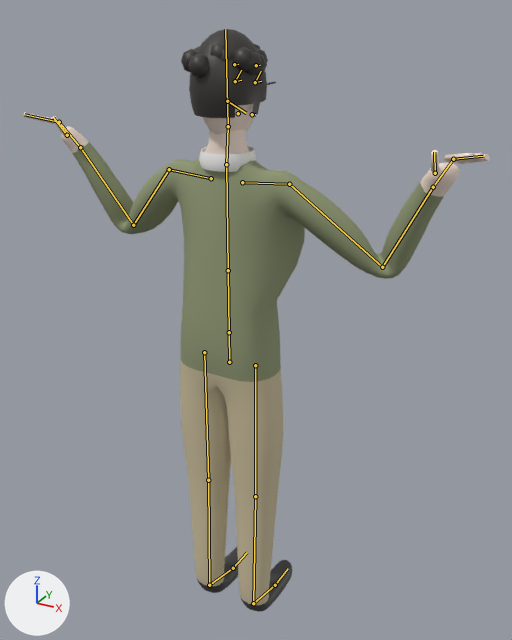
An edit to the Blender file source_art/char_dale.blend, drawn before and after from the same camera.
Rendered twice from a camera (50 mm lens) standing at (0.903, -1.493, 1.804) and looking at (0.013, 0.125, 0.996). Arrows for +X, +Y and +Z are at lower left; the lights stay in place. The picture after the commit comes second. Both versions are drawn at frame 0 of the action 'arms_cross'; the numbers are the values there. The bones that bend it are drawn over the model as lines.

The first picture shows 'dale_Mesh'.
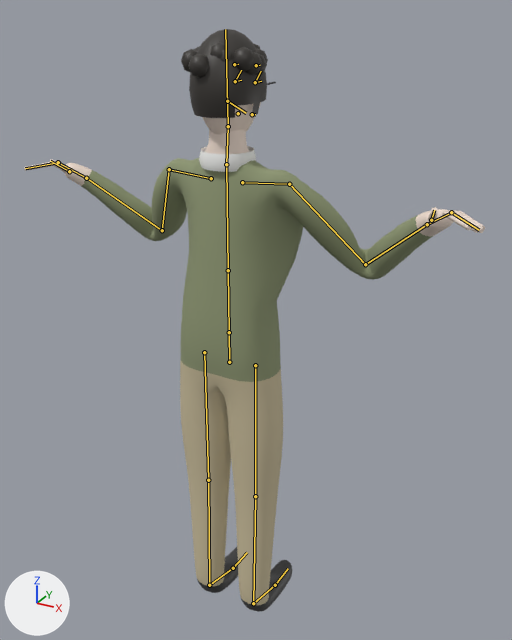
What the commit changed:
Bone 'UpperArm.R' (bone_upperarm_r) turns from (48, 54, 33) to (61, 56, 64) degrees about its own x, y and z.
Bone 'UpperArm.L' (bone_upperarm_l) turns from (48, -54, -33) to (61, -56, -64) degrees about its own x, y and z.

Pixel boxes (x1, y1, x2, y2) of what changed, in the pictures (512 x 640 px):
'dale_Mesh', posed
    before: (23, 29, 490, 612)
    after: (24, 29, 485, 612)
bone 'UpperArm.R', root to tip
    before: (289, 184) to (382, 267)
    after: (289, 184) to (365, 264)
bone 'UpperArm.L', root to tip
    before: (169, 169) to (133, 225)
    after: (169, 169) to (162, 230)
